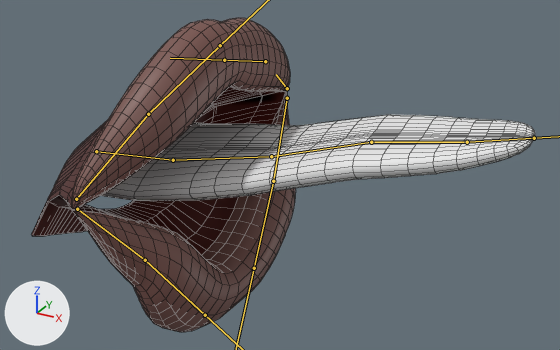
Two versions of the FBX model The Singularity/Assets/Prefab/PREFAB ESCENAS/ESCENA 2/boca.fbx, one commit apart.
One viewpoint serves both versions: a 50 mm camera at (9.66, -12.16, 7.44) aimed at (2.89, 0.14, 1.29). Every picture has the same lights, and +X, +Y and +Z are marked at lower left. Both versions are drawn at frame 1 of the action 'Armature|ArmatureAction'; the numbers are the values there. The bones that bend it are drawn over the model as lines. Mesh edges are drawn as thin lines.
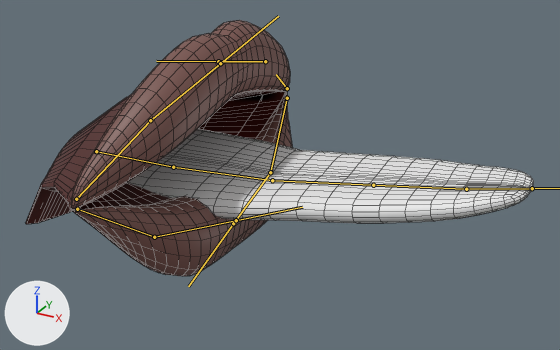
The change in detail:
Bone 'Bone' (bone_bone) turns from (-1, 10, -8) to (-1, 10, -13) degrees about its own x, y and z.
Bone 'Bone.001' (bone_bone_001) turns from (0, -3, 19) to (1, -3, 16) degrees about its own x, y and z.
Bone 'Bone.003' (bone_bone_003) turns from (1, 0, -6) to (1, 0, 2) degrees about its own x, y and z.
Bone 'Bone.001' (bone_bone_001_) turns from (-1, -2, -3) to (0, 0, 0) degrees about its own x, y and z.
Bone 'Bone.002' (bone_bone_002) turns from (13, -3, 2) to (0, 0, 0) degrees about its own x, y and z.
Bone 'Bone.003' (bone_bone_003_) turns from (25, 8, 0) to (0, 0, 0) degrees about its own x, y and z.
Bone 'Bone.004' (bone_bone_004) turns from (7, 2, -2) to (0, 0, 0) degrees about its own x, y and z.
Bone 'Bone.006' (bone_bone_006) turns from (-13, -1, 0) to (0, 0, 0) degrees about its own x, y and z.
Bone 'Bone.007' (bone_bone_007) turns from (-30, -1, 1) to (0, 0, 0) degrees about its own x, y and z.

Where the change shows, as pixel boxes [x1, y1, x2, y2] in the pictures (560 x 350 px):
'Plane', posed (18% shorter)
    before: [32, 18, 296, 332]
    after: [26, 20, 292, 276]
'Cube', posed
    before: [101, 115, 535, 201]
    after: [127, 129, 534, 223]
bone 'Bone', root to tip
    before: (96, 151) to (173, 160)
    after: (96, 151) to (173, 167)
bone 'Bone.001', root to tip
    before: (173, 160) to (271, 156)
    after: (173, 167) to (272, 180)
bone 'Bone.003', root to tip
    before: (371, 142) to (467, 142)
    after: (373, 185) to (466, 189)
bone 'Bone.001', root to tip
    before: (265, 61) to (224, 60)
    after: (265, 61) to (218, 61)
bone 'Bone.002', root to tip
    before: (287, 98) to (273, 181)
    after: (287, 98) to (270, 172)
bone 'Bone.003', root to tip
    before: (273, 181) to (254, 268)
    after: (270, 172) to (233, 223)
bone 'Bone.004', root to tip
    before: (76, 199) to (148, 114)
    after: (76, 199) to (150, 120)
bone 'Bone.006', root to tip
    before: (77, 209) to (145, 260)
    after: (77, 209) to (154, 237)
bone 'Bone.007', root to tip
    before: (145, 260) to (205, 315)
    after: (154, 237) to (236, 220)
